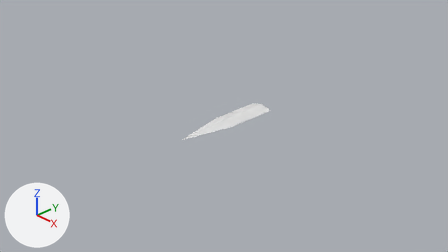
Two versions of the Blender file tutorial_sword.blend, one commit apart.
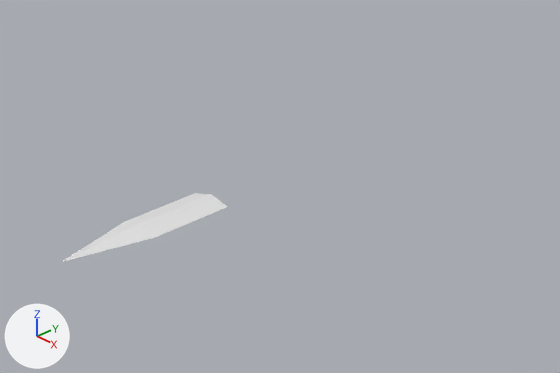
Each version is shown from the file's camera 'Camera', then close up on the part from 33% to 100% of the width and 0% to 79% of the height. Arrows for +X, +Y and +Z are at lower left; the lights stay in place.
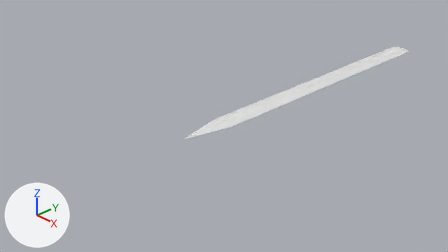
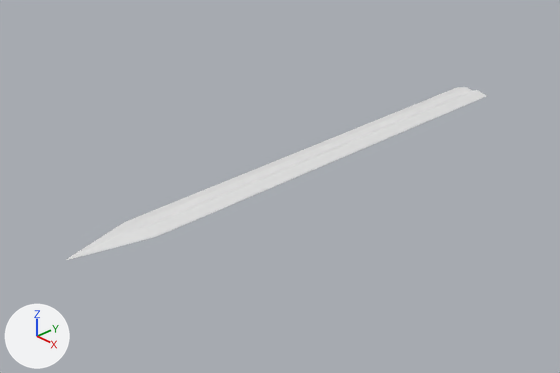
Where the change shows, as pixel boxes [x1, y1, x2, y2] in the close-ups (560 x 373 px):
'Cube', reshaped, modifiers changed (152% wider, 149% taller)
    before: [62, 193, 228, 262]
    after: [67, 87, 487, 260]
part 1 of me_cube, built on
    before: [62, 193, 228, 262]
    after: [67, 87, 487, 260]

The change, as a diff of the scene's bpy script:
```diff
--- a/tutorial_sword.blend.py
+++ b/tutorial_sword.blend.py
@@ me_cube @@
 # used by ob_cube; location = (0.0, 0.0, 0.0); scale = (0.23, 1.0, 0.06)
-me_cube.from_pydata(...)  # 10 vertices, 12 faces; spans x -1.0..1.0, y -1.0..1.0, z -1.0..1.0
+me_cube.from_pydata(...)  # 81 vertices, 72 faces; spans x -1.0..1.0, y -1.0..5.8, z -0.72..0.72
+# me_cube part 1
+# 5 vertices are removed from x 0.0, y 0.0..1.0, z -1.0..1.0
+# 12 faces are deleted
+# 38 vertices are added at x -0.66..0.66, y -0.64..1.0, z -0.72..0.72
+# 16 new vertices lie (0.0, 4.8, 0.0) away from vertices in x -1.0..1.0, y 1.0, z -0.69..0.69
+# 12 new vertices lie (0.0, -0.5, 0.0) away from vertices in x -1.0..1.0, y 1.0, z -0.69..0.69
+# 10 new vertices lie (0.0, -0.5, 0.0) away from vertices in x -0.66..0.66, y 0.5, z -0.69..0.69
+# 72 new faces join them
+# me_cube part 2: the surface is now shaded smooth
 me_cube.materials.append(mat_material)
@@ ob_cube @@
 ob_cube.scale = (0.23, 1.0, 0.06)
+_m = ob_cube.modifiers.new('Subdivision', 'SUBSURF')
+_m.subdivision_type = 'SIMPLE'
+_m.levels = 2
+_m = ob_cube.modifiers.new('Subdivision.001', 'SUBSURF')
+_m.render_levels = 1
```
